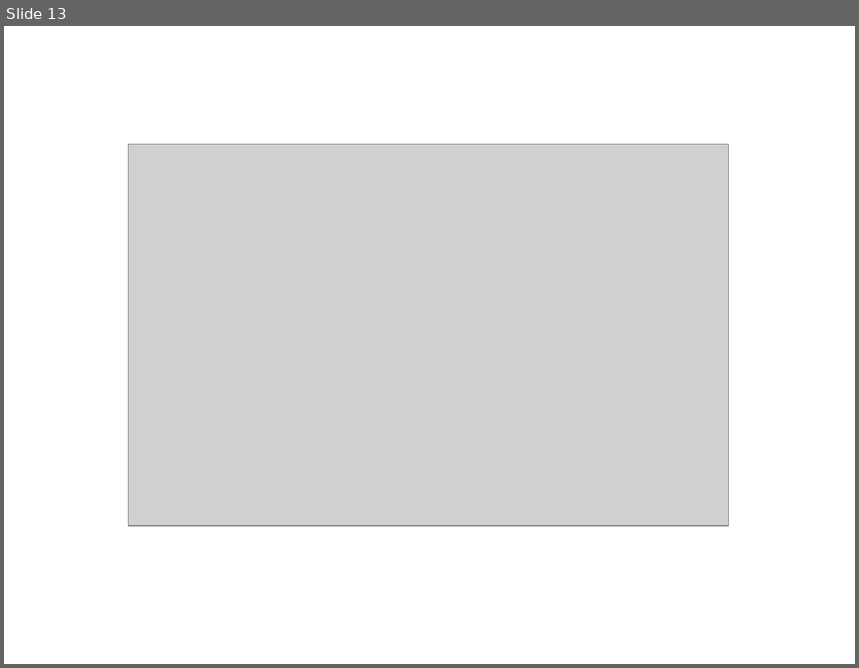
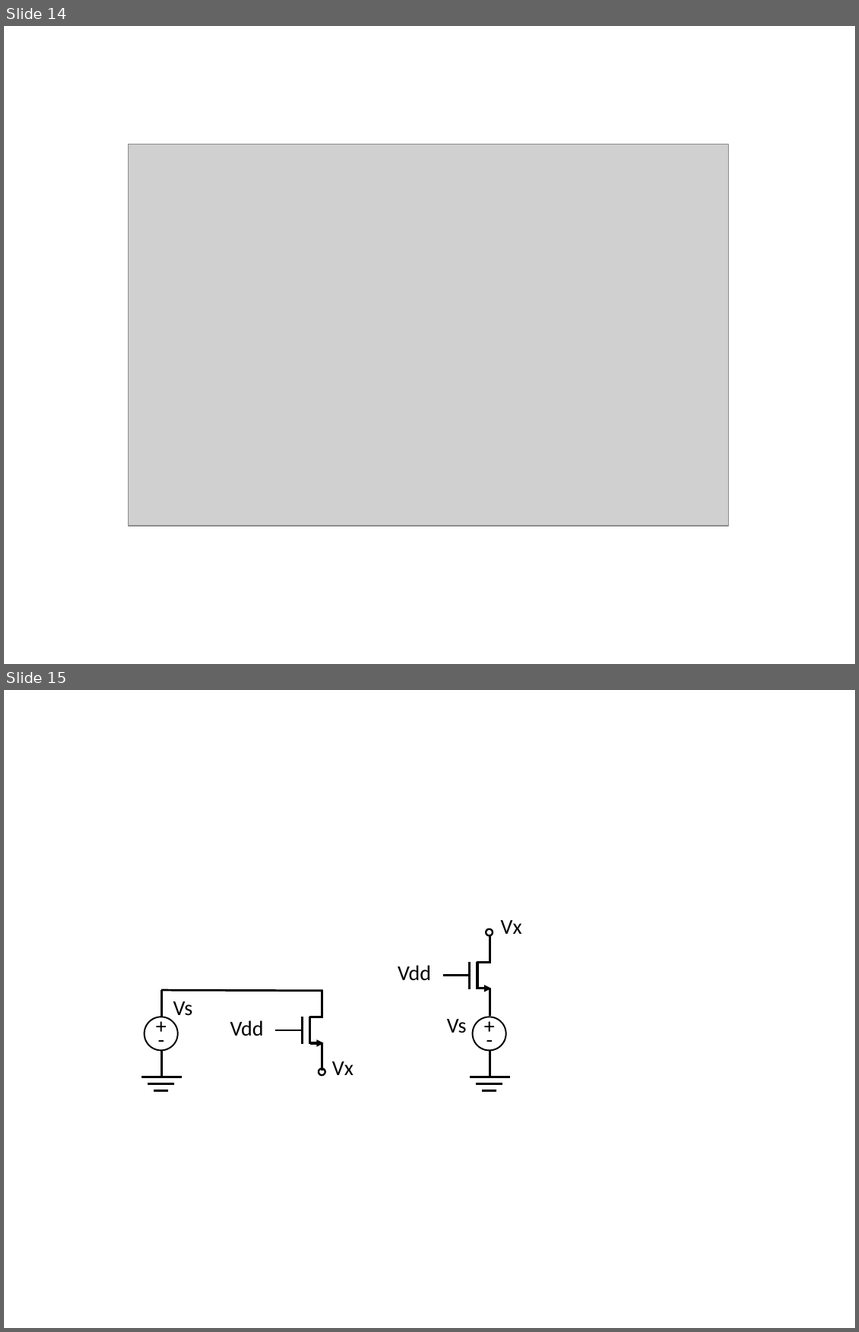
Before and after one commit to alexander-standaert/Thesis-Design-of-RRam, a slide deck: Thesis/fig/figure presentation.pptx. Shown one above the other, each under a label of ours: slide 13 before the commit, slides 14 and 15 after it. The pictures are 859x668 and 859x1332 pixels, drawn with LibreOffice and Linux fonts; fonts in the diff are those of the drawing; grey boxes stand for pictures. Boxes give left, top, right and bottom in pixels: in the first picture for what was removed or moved away, otherwise in the second. Text is boxed around its words. In the diff, an @@ line names an element or a change of style, - is before the commit and + after.

```diff
--- a/Thesis/fig/figure presentation.pptx
+++ b/Thesis/fig/figure presentation.pptx
@@ slide 15 added at [4,690,855,1328], background #FFFFFF @@
@@ group added at [141,920,522,1091]: 22 lines, 10 texts, 4 ellipses, 2 arrows @@
+Vdd
++
+-
+Vs
+Vx
+Vdd
++
+-
+Vs
+Vx
@@ what was slide 13 is now slide 14 @@
```
Also in this commit, not shown: 2 other slides added, 53 other files.
